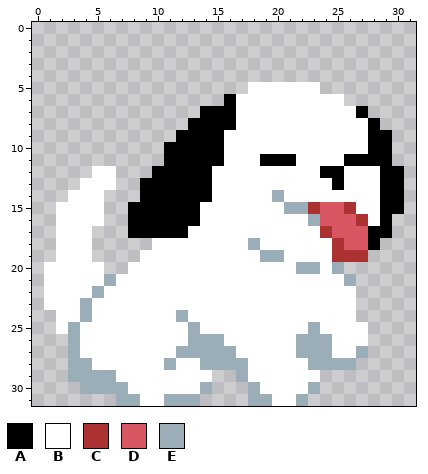
A pixel-art file gets an edit: Assets/Assets/Dog.aseprite. Above: the version before the commit.
32x32 pixels, 1 frame.
Palette (. is transparent): A #000000  B #ffffff  C #ac3232  D #d95763  E #9badb7
Pixels before, first column x 1:
 5 .................BBBBBB.......
 6 ...............ABBBBBBBBB.....
 7 .............AAABBBBBBBBBBA...
 8 ............AAAABBBBBBBBBBBA..
 9 ...........AAAABBBBBBBBBBBBAA.
10 ..........AAAAABBBBBBBBBBBBAA.
11 ..........AAAAABBBAAABBBBAAAA.
12 ....BB...AAAAABBBBBBBBBAABBBAA
13 ...BBB..AAAAAABBBBBBBBBBABBBAA
14 ..BBB...AAAAAABBBBBEBBBBBBBBAA
15 .BBBB..AAAAAABBBBBBBEECDDCBBAA
16 .BBBB..AAAAAABBBBBBBBBEDDDCBA.
17 .BBB...AAAAABBBBBBBBBBBCDDDAA.
18 .BBB.....BBBBBBBBEBBBBBBCDDA..
19 .BBB....BBBBBBBBBBEEBBBBCCC...
20 BBBBB..BBBBBBBBBBBBBBEEBE.....
21 BBBBBEBBBBBBBBBBBBBBBBBBBE....
22 BBBBEBBBBBBBBBBBBBBBBBBBBB....
23 BBBEBBBBBBBBBBBBBBBBBBBBBB....
24 .BBEBBBBBBBEBBBBBBBBBBBBBB....
25 .BEBBBBBBBBBEBBBBBBBBBEBBBB...
26 ..EBBBBBBBBBEEEBBBBBBEEEBBB...
27 ..EBBBBBBBBEEEEEBBBBBEEEBBE...
28 ..EEBBBBBBEBBEEEEBBBBBEEEE....
29 ..EEEEBBBBBBBB..EBBBBBB.......
30 ...EEEEBBBBBBE...EBBBBE.......
31 ......EEBBEEE....EEBBE........
Once edited:
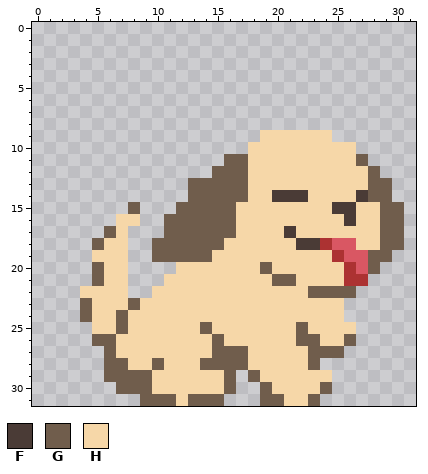
Colours new in this view: F #4a3b36  G #705d4c  H #f6d7a8
What changed:
Changed rows in their new state; - is an unchanged pixel.
first column x 1:
 5 -----------------......-------
 6 ---------------..........-----
 7 -------------..............---
 8 ------------................--
 9 -----------.......HHHHHH.....-
10 ----------.......HHHHHHHHH...-
11 ----------.....GGHHHHHHHHHG..-
12 ----..---.....GGGHHHHHHHHHHG..
13 ---...--....GGGGGHHHHHHHHHHGG.
14 --...---....GGGGGHHFFFHHHHFGG.
15 -....--G...GGGGGHHHHHHHHFFHHGG
16 -....-HH..GGGGGGHHHHHHHHHFHHGG
17 -...-GH...GGGGGGHHHHFHHHHHHHGG
18 -...GHH--GGGGGGHHHHHHFFCD-HHGG
19 -...HHH-.GGGGGHHHHHHHHHH-DDGG-
20 ....GHH....HHHHHHHGHHHHHHCDG--
21 ....GHH...HHHHHHHHHGGHHHHCC---
22 ...HHHH..HHHHHHHHHHHHHGGGG----
23 ...GHHHGHHHHHHHHHHHHHHHHH.----
24 -..GHHGHHHHHHHHHHHHHHHHHH.----
25 -...HHGHHHHHHGHHHHHHHGHHHH.---
26 --..GGHHHHHHHHGHHHHHHGGHHG.---
27 --...GHHHHHHHHGGGHHHHHGGG..---
28 --...GGHHGHHHGGGGHHHHHG...----
29 --...GGGGHHHHHHG.GHHHHHH------
30 ---...GGGHHHHHHG-.GHHHHG------
31 ------..GGGHGGG--.GGHHG-------
Where, in picture pixels (left, top, right, bottom), the same in both pictures:
changed: (44, 82, 404, 406)
